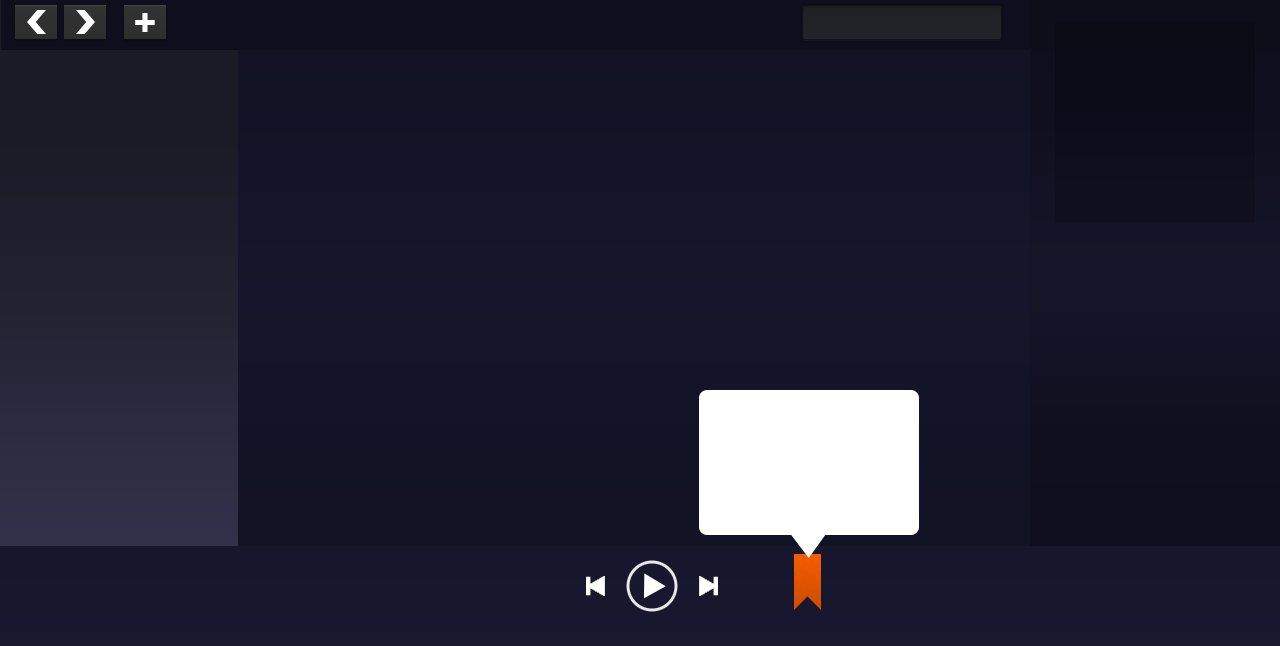
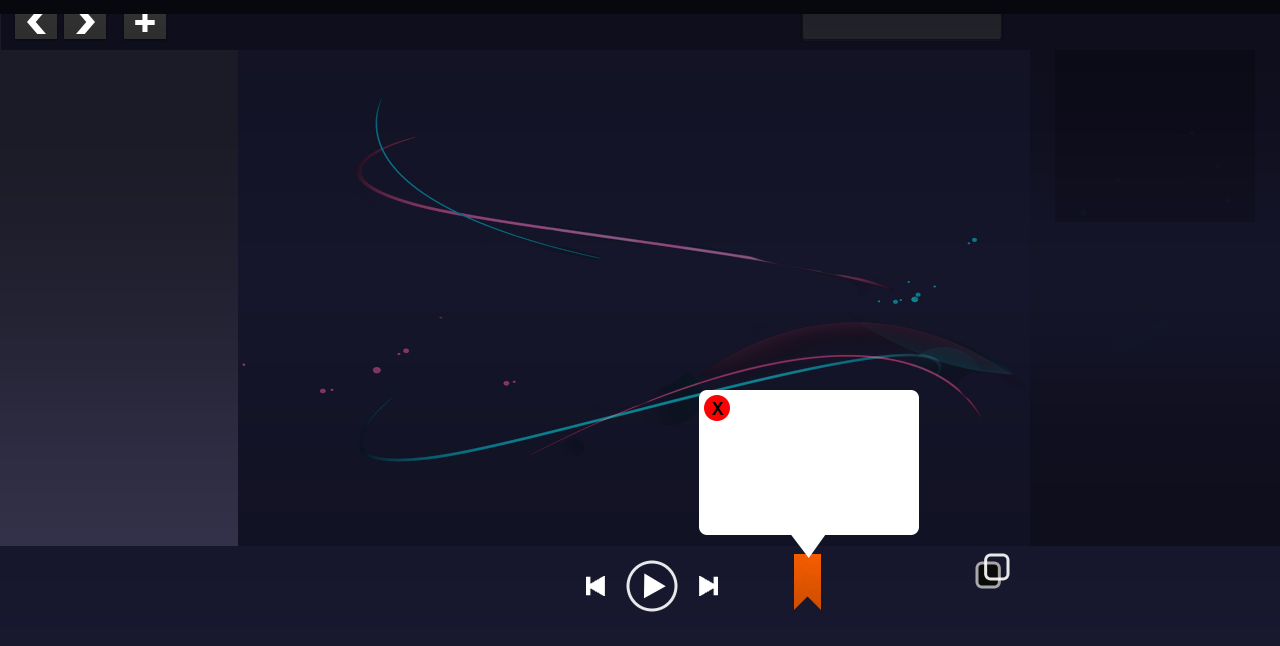
Layers edited between the first and the second 1280 x 646 image:
added layer "Top Black bar" in group "Layers" over (x1=0, y1=0, x2=1280, y2=14)
added group "Decouple button" with 3 layers in group "Layers" over (x1=977, y1=562, x2=1001, y2=587)
added layer "Rounded Rectangle 3" in group "Decouple button" over (x1=977, y1=562, x2=1001, y2=587)
added group "Close Popover window" with 2 layers in group "Bookmark popover" over (x1=704, y1=395, x2=730, y2=421)
added layer "x" in group "Close Popover window" over (x1=712, y1=402, x2=724, y2=415)
added layer "close button" in group "Close Popover window" over (x1=704, y1=395, x2=730, y2=421)
added group "Main Background" with 6 layers in group "Layers" over (x1=0, y1=0, x2=1280, y2=589)
moved "preview background" into group "Main Background" over (x1=1030, y1=0, x2=1280, y2=216)
moved "Left side background" into group "Main Background" over (x1=0, y1=0, x2=238, y2=14)
added layer "abstract art" (49%) in group "Main Background" over (x1=26, y1=0, x2=1280, y2=589)
moved "MainBackground" into group "Main Background" over (x1=238, y1=0, x2=1280, y2=589)
